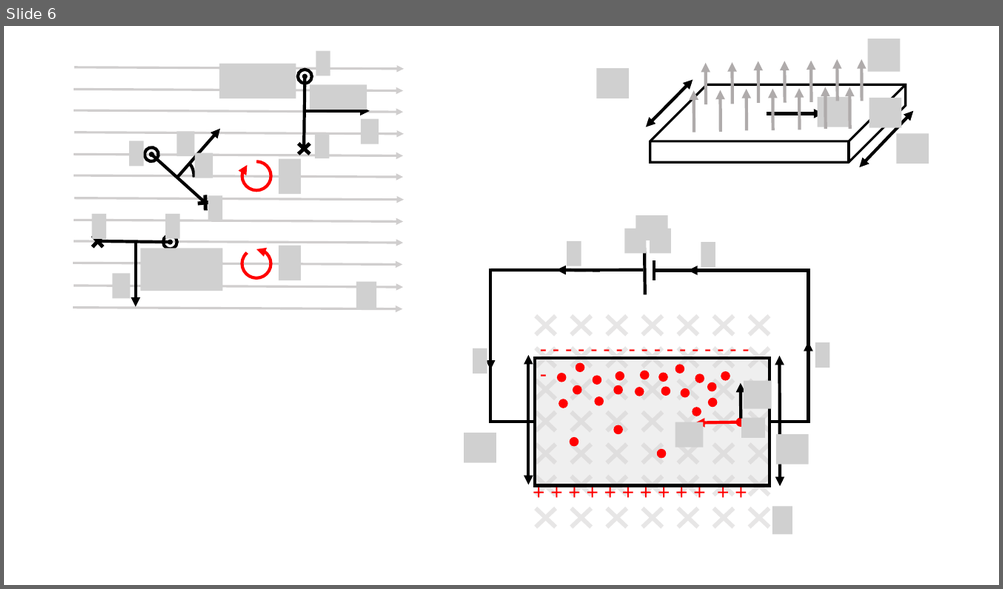
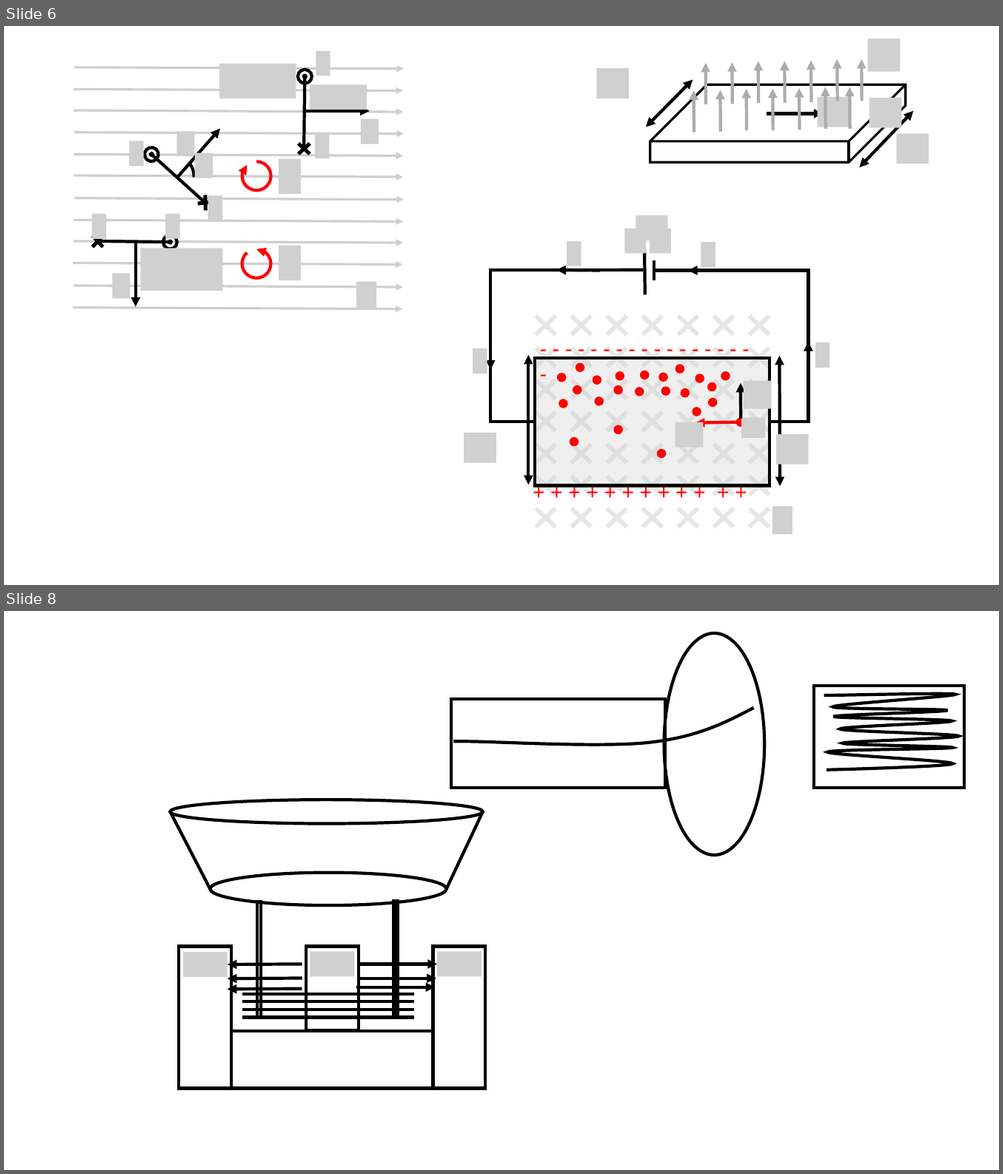
Before and after one commit to OSTP/PhysicsArtofModelling, a slide deck: tex/figures/MagneticForce/Figures.pptx. Shown one above the other, each under a label of ours: slide 6 before the commit, slides 6 and 8 after it; the slides between them are not shown. The pictures are 1003x589 and 1003x1174 pixels, drawn with LibreOffice and Linux fonts; fonts in the diff are those of the drawing; grey boxes stand for pictures. Boxes give left, top, right and bottom in pixels: in the first picture for what was removed or moved away, otherwise in the second. Text is boxed around its words. In the diff, an @@ line names an element or a change of style, - is before the commit and + after.

```diff
--- a/tex/figures/MagneticForce/Figures.pptx
+++ b/tex/figures/MagneticForce/Figures.pptx
@@ slide 8 added at (4,611,999,1170), background #FFFFFF @@
@@ group added at (451,633,965,856): 2 rectangles, 2 freeform shapes, 1 ellipse @@
@@ ellipse added at (170,800,483,823), outline #000000 3 pt @@
@@ line added from (170, 812) to (210, 889), #000000 3 pt @@
@@ line added from (483, 812) to (447, 889), #000000 3 pt @@
@@ ellipse added at (210,873,447,906), outline #000000 3 pt @@
@@ rectangle added at (257,902,261,1017), outline #000000 3 pt @@
@@ rectangle added at (393,901,397,1017), outline #000000 3 pt @@
@@ rectangle added at (179,947,232,1088), outline #000000 3 pt @@
@@ picture added at (183,952,227,977) @@
@@ arrow added from (301, 965) to (227, 965), #000000 3 pt @@
@@ rectangle added at (306,947,358,1031), outline #000000 3 pt @@
@@ picture added at (310,952,355,977) @@
@@ arrow added from (358, 965) to (437, 965), #000000 3 pt @@
@@ rectangle added at (433,947,485,1088), outline #000000 3 pt @@
@@ picture added at (437,952,481,977) @@
@@ arrow added from (301, 979) to (227, 979), #000000 3 pt @@
@@ arrow added from (356, 988) to (435, 988), #000000 3 pt @@
@@ arrow added from (358, 979) to (436, 979), #000000 3 pt @@
@@ arrow added from (301, 989) to (227, 989), #000000 3 pt @@
@@ line added from (242, 1002) to (415, 1002), #000000 3 pt @@
@@ line added from (242, 994) to (415, 994), #000000 3 pt @@
@@ line added from (242, 1010) to (415, 1010), #000000 3 pt @@
@@ rectangle added at (232,1031,433,1088), outline #000000 3 pt @@
@@ line added from (242, 1017) to (415, 1017), #000000 3 pt @@
```
Also in this commit, not shown: 3 slides changed, 1 other slide added, 1 slide removed, 9 other files.
